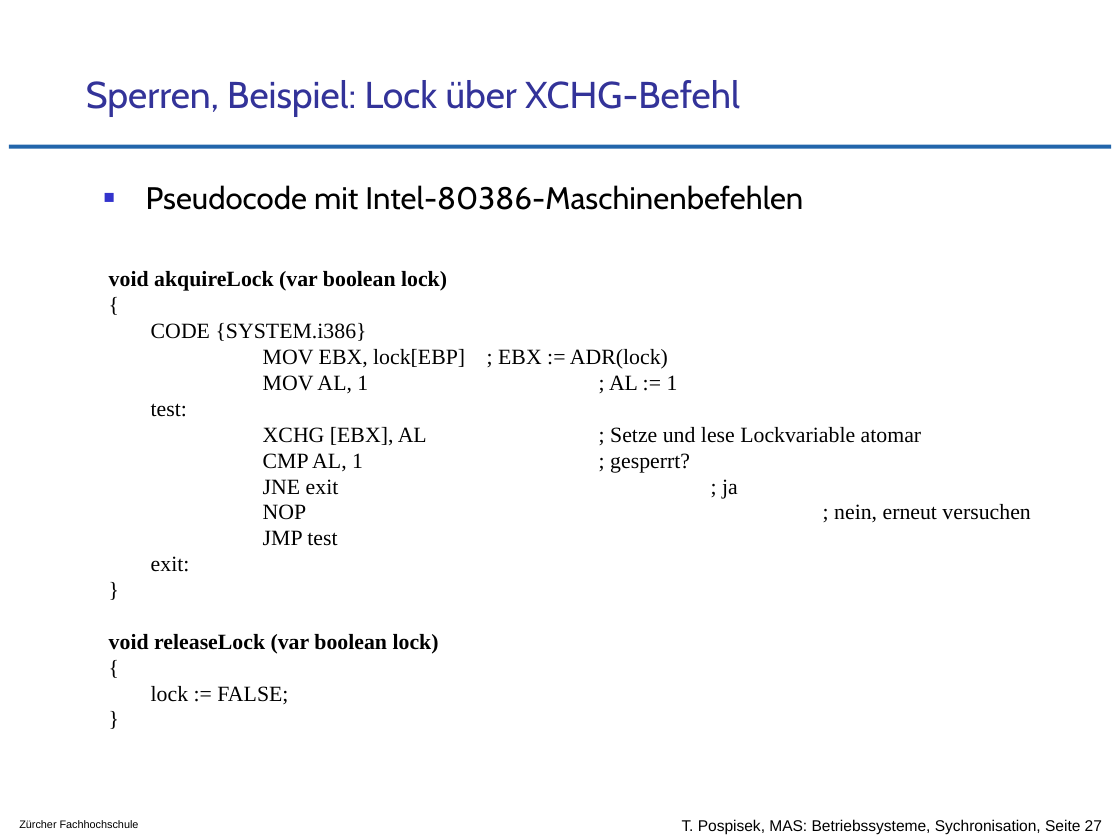
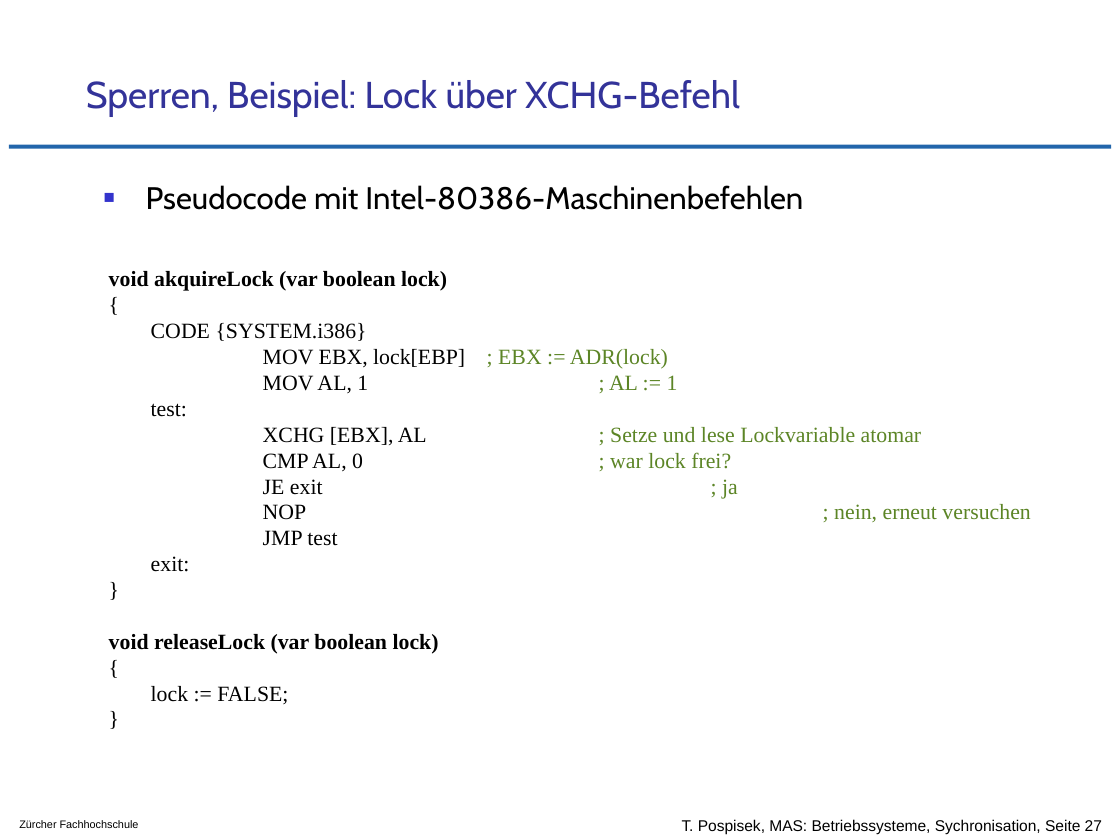
Before and after one commit to tpo/betriebssysteme, a slide deck: slide 27 of 07_Koordination_und_Synchronisation_Sperren_und_Semaphore.odp. Drawn at 1120x840 pixels with LibreOffice and Linux fonts; fonts in the diff are those of the drawing; background and template pictures are left out. Boxes give left, top, right and bottom in pixels: in the first picture for what was removed or moved away, otherwise in the second. Text is boxed around its words. In the diff, an @@ line names an element or a change of style, - is before the commit and + after.

```diff
--- a/07_Koordination_und_Synchronisation_Sperren_und_Semaphore.odp
+++ b/07_Koordination_und_Synchronisation_Sperren_und_Semaphore.odp
@@ text at (263,349,1030,522): text colour #000000 to #5C8526 in "; EBX := ADR(lock)", "; AL := 1", "; Setze und lese Lockvariable atomar", "; nein, erneut versuchen" @@
@@ text at (263,452,738,499): text changed; text colour #000000 to #5C8526 @@
-CMP AL, 1 ; gesperrt?
-JNE exit ; ja
+CMP AL, 0 ; war lock frei?
+JE exit ; ja
```
Also in this commit, not shown: 2 other slides changed, 1 other file.
